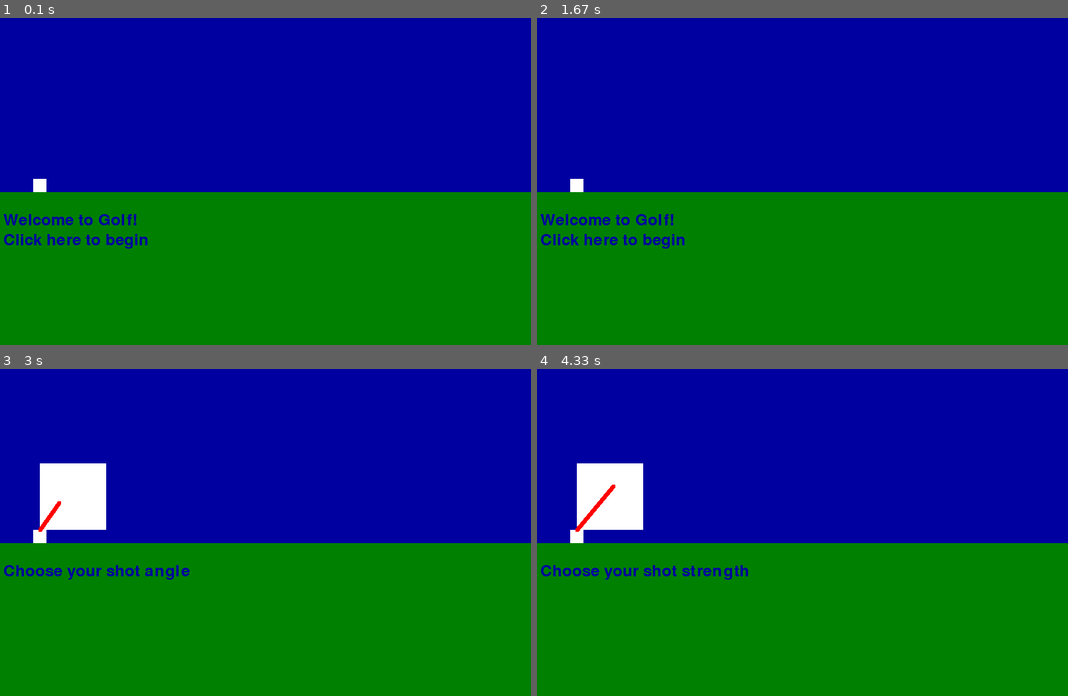
Above: before the commit, frames 1-4 (two rows, left to right).
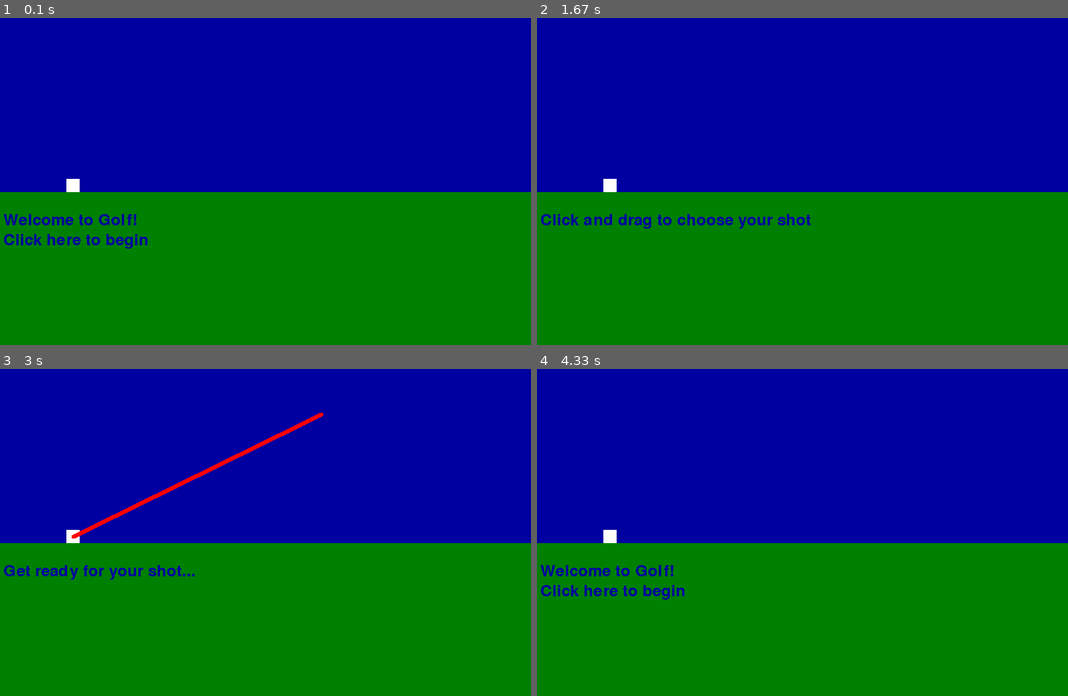
Above: after the commit, the same moments.

Repository: connorsadler/pygamehelperpublic
Game: pygame game, started from samplegame13_golf2.py
Two runs of this game, one before a commit and one after it. Both use one fixed random seed, a clock stepped at 60 frames per second and the inputs below.
Inputs (mouse positions are in pixels of both pictures, inside the frame that each line leads up to):
- Up to frame 1 (0.1 s): no input
- Up to frame 2 (1.67 s): press the mouse at (802, 279) at 0.37 s; move the mouse to (813, 237) at 0.47 s; release the mouse at (823, 194) at 0.6 s; press the mouse at (802, 279) at 0.7 s; move the mouse to (770, 197) at 0.8 s; release the mouse at (738, 116) at 0.93 s; press the mouse at (802, 279) at 1.03 s; move the mouse to (781, 197) at 1.13 s; release the mouse at (760, 119) at 1.27 s; click (839, 138) at 1.38 s
- Up to frame 3 (3 s): press the mouse at (265, 630) at 1.7 s; move the mouse to (207, 578) at 1.8 s; release the mouse at (148, 529) at 1.93 s; press the mouse at (265, 620) at 2.03 s; move the mouse to (260, 627) at 2.13 s; release the mouse at (254, 637) at 2.27 s; press the mouse at (265, 620) at 2.37 s; move the mouse to (201, 601) at 2.47 s; release the mouse at (138, 584) at 2.6 s; press the mouse at (265, 630) at 2.7 s; move the mouse to (292, 522) at 2.8 s; release the mouse at (318, 414) at 2.93 s
- Up to frame 4 (4.33 s): press the mouse at (802, 630) at 3.03 s; move the mouse to (807, 489) at 3.13 s; release the mouse at (outside the picture) at 3.27 s; press the mouse at (802, 630) at 3.37 s; move the mouse to (786, 575) at 3.47 s; release the mouse at (770, 522) at 3.6 s; press the mouse at (802, 630) at 3.7 s; move the mouse to (860, 545) at 3.8 s; release the mouse at (919, 460) at 3.93 s; press the mouse at (802, 630) at 4.03 s; move the mouse to (765, 591) at 4.13 s; release the mouse at (728, 552) at 4.27 s

The runs differ from the first frame. In frame 1, 0.2% of the frame differs, in the area x 6-15%, y 49-54%; in frame 2, 1.5%; in frame 3, 4.0%, in the area x 1-61%, y 13-65%; in frame 4, 3.9%.

Commit message:
drag and drop shot chooser

Diff:
--- a/samplegame13_golf2.py
+++ b/samplegame13_golf2.py
@@ -44,48 +44,44 @@
     def onClick(self):
         pass
 
-
-class AngleChooser(Sprite):
+#
+# Allows user to drag and draw the shot "line" away from the ball
+# This sets the angle and power of the shot
+#
+class DragAndDropShotChooser(Sprite):
     def __init__(self, x, y, w, h):
         super().__init__(x, y, w, h)
-        self.angle = 0
-        self.angleChange = 1
-        self.length = 50
-        self.lengthChange = 0
+        self.dragging = False
+        self.dragEndpoint = None
 
     def move(self):
-        self.angle += self.angleChange
-        if self.angle > 90 or self.angle < 0:
-            self.angleChange = self.angleChange * -1
-
-        self.length += self.lengthChange
-        if self.length > 150 or self.length < 50:
-            self.lengthChange = self.lengthChange * -1
+        pass
 
     def draw(self):
         super().draw()
-        lineVector = angleToVector(self.angle, self.length)
-        drawLineThick((self.x, self.y + self.height), (self.x + lineVector[0], self.y + self.height + lineVector[1]), red)
+        if self.dragEndpoint != None:
+            drawLineThick((self.x, self.y + self.height), self.dragEndpoint, red)
 
-    def startAngleChange(self):
-        self.angleChange = 2
-    def stopAngleChange(self):
-        self.angleChange = 0
+    def onClick(self, event):
+        self.dragging = True
 
-    def startLengthChange(self):
-        self.lengthChange = 2
-    def stopLengthChange(self):
-        self.lengthChange = 0
+    def isDragging(self):
+        return self.dragging
+
+    def onMouseMove(self, event):
+        if self.dragging:
+            self.dragEndpoint = pygame.mouse.get_pos()
 
 #
 # GameLogicController
 #
 class GameLogicController(Sprite):
-    def __init__(self, x, y):
+    def __init__(self, x, y, ball):
         super().__init__(x, y, screenRect.width, screenRect.height)
+        self.ball = ball
         self.numberOfStages = 3
         self.stage = 1
-        self.angleChooser = None
+        self.chooser = None
 
     def move(self):
         pass
@@ -95,28 +91,45 @@
             drawText("Welcome to Golf!", self.x, self.y, pygamehelper.largeFont, blue)
             drawText("Click here to begin", self.x, self.y + 30, pygamehelper.largeFont, blue)
         elif self.stage == 2:
-            drawText("Choose your shot angle", self.x, self.y, pygamehelper.largeFont, blue)
+            drawText("Click and drag to choose your shot", self.x, self.y, pygamehelper.largeFont, blue)
         else:
-            drawText("Choose your shot strength", self.x, self.y, pygamehelper.largeFont, blue)
+            drawText("Get ready for your shot...", self.x, self.y, pygamehelper.largeFont, blue)
 
-    def onClick(self):
+    def onMouseMove(self, event):
+        if self.stage == 2:
+            self.chooser.onMouseMove(event)
 
+    def onClick(self, event):
+
+        if event.type == pygame.MOUSEBUTTONDOWN:
+
+            if self.stage == 2:
+                self.chooser.onClick(event)
+                return
+
+            self.nextStage()
+            if self.stage == 1:
+                if self.chooser != None:
+                    self.chooser.dead = True
+                    self.chooser = None
+            elif self.stage == 2:
+                if self.chooser == None:
+                    self.chooser = DragAndDropShotChooser(self.ball.x + 10, self.ball.y, 10, 10)
+                    addSprite(self.chooser)
+            elif self.stage == 3:
+                pass
+
+        elif event.type == pygame.MOUSEBUTTONUP:
+            if self.stage == 2:
+                if self.chooser.isDragging():
+                    # shot chosen and mouse released
+                    self.nextStage()
+
+
+    def nextStage(self):
         self.stage += 1
         if self.stage > self.numberOfStages:
             self.stage = 1
-
-        if self.stage == 1:
-            if self.angleChooser != None:
-                self.angleChooser.dead = True
-                self.angleChooser = None
-        elif self.stage == 2:
-            if self.angleChooser == None:
-                self.angleChooser = AngleChooser(60, 250, 100, 100)
-                addSprite(self.angleChooser)
-            self.angleChooser.startAngleChange()
-        elif self.stage == 3:
-            self.angleChooser.stopAngleChange()
-            self.angleChooser.startLengthChange()
 
 
 #
@@ -132,10 +145,12 @@
         #
 
         # Sprites
-        addSprite(Ball(50, 350, 20, 20))
+        self.ball = Ball(100, 350, 20, 20)
+        addSprite(self.ball)
         addSprite(Ground(0, 370))
 
-        addSprite(GameLogicController(5, 400))
+        self.gameLogicController = GameLogicController(5, 400, self.ball)
+        addSprite(self.gameLogicController)
 
     #
     # TODO
@@ -146,16 +161,10 @@
         pass
 
     def onEvent(self, event):
-        if event.type == pygame.MOUSEBUTTONDOWN:
-            clickPosition = pygame.mouse.get_pos()
-            clickedSprites = findSprites(clickPosition)
-            if len(clickedSprites) > 0:
-                for clickedSprite in clickedSprites:
-                    clickedSprite.onClick()
-            else:
-                #self.gridHelper.clearHighlights()
-                pass
-
+        if event.type == pygame.MOUSEBUTTONDOWN or event.type == pygame.MOUSEBUTTONUP:
+            self.gameLogicController.onClick(event)
+        elif event.type == pygame.MOUSEMOTION:
+            self.gameLogicController.onMouseMove(event)
 
 if __name__ == '__main__':
     pygamehelper.debug = False
